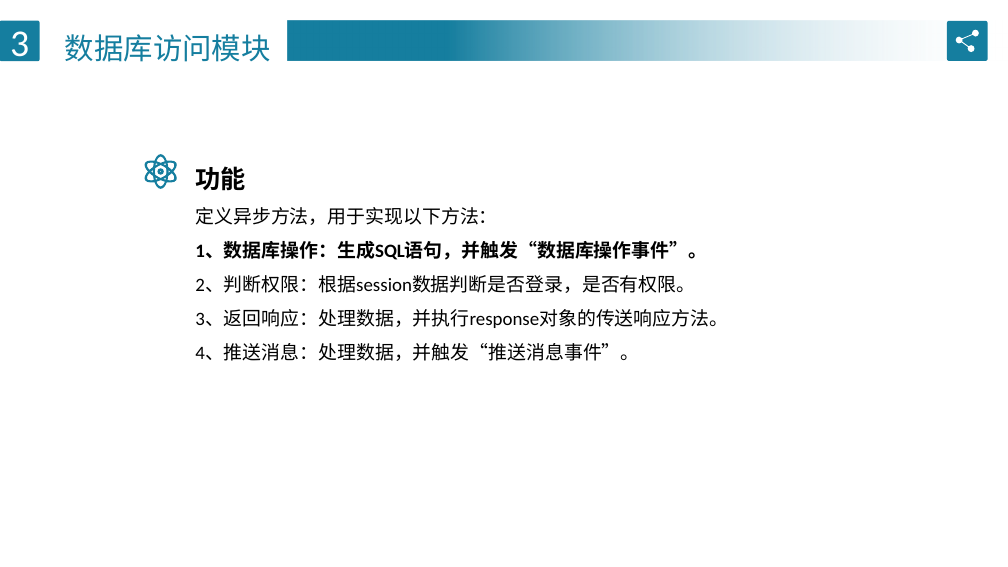
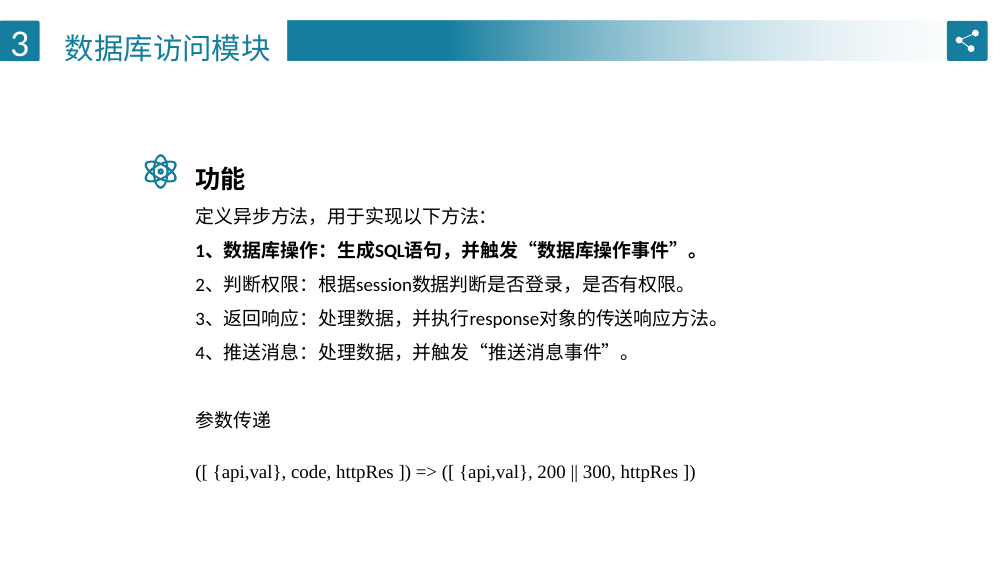
Before and after one commit to shushen1121/myRepository, a slide deck: slide 16 of 毕设论文/答辩/毕设答辩.pptx. Drawn at 1008x567 pixels with LibreOffice and Linux fonts; fonts in the diff are those of the drawing. Boxes give left, top, right and bottom in pixels: in the first picture for what was removed or moved away, otherwise in the second. Text is boxed around its words. In the diff, an @@ line names an element or a change of style, - is before the commit and + after.

```diff
--- a/毕设论文/答辩/毕设答辩.pptx
+++ b/毕设论文/答辩/毕设答辩.pptx
@@ text at (195, 411, 679, 482): paragraphs added @@
+参数传递
+([ {api,val}, code, httpRes ]) => ([ {api,val}, 200 || 300, httpRes ])
```
Also in this commit, not shown: 1 slide added.
